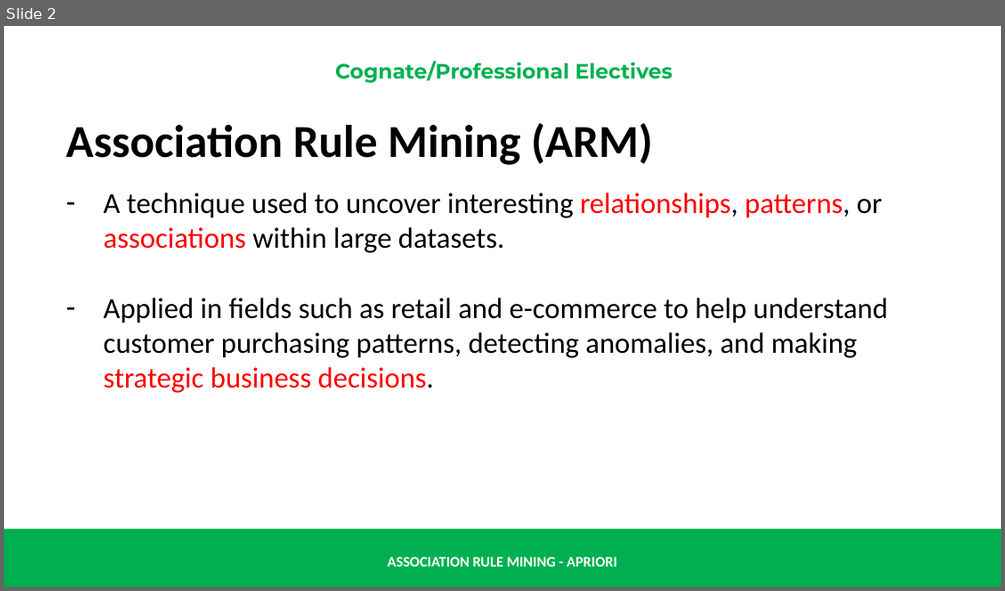
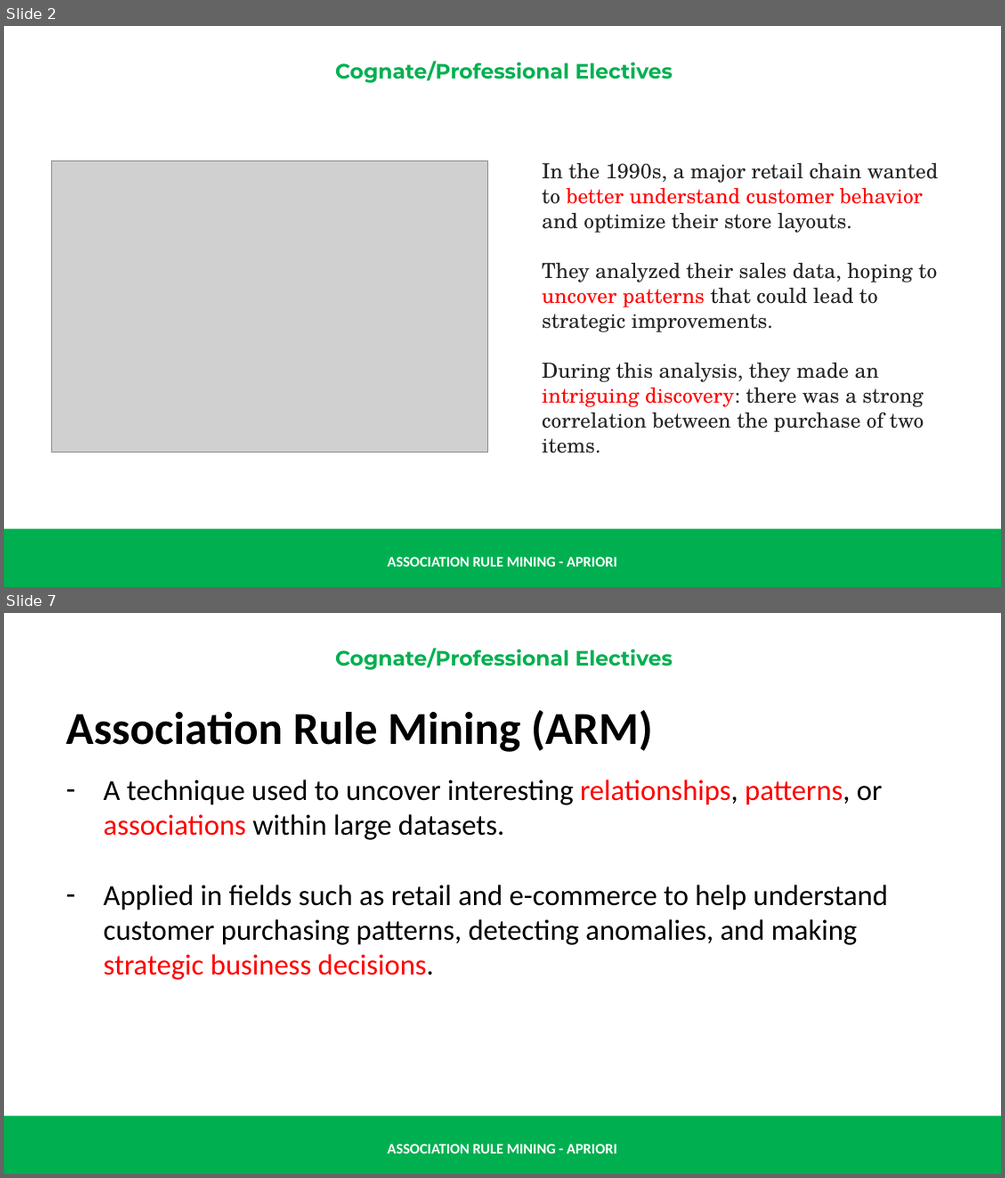
Before and after one commit to renatomaaliw3/public_files, a slide deck: CPE Electives (1 - 3)/01. Lectures Notebook/000. Presentations & Text Books/01. Presentation Slides/30. Association Rule Mining & Apriori.pptx. Shown one above the other, each under a label of ours: slide 2 before the commit, slides 2 and 7 after it; the slides between them are not shown. The pictures are 1005x591 and 1005x1178 pixels, drawn with LibreOffice and Linux fonts; fonts in the diff are those of the drawing; grey boxes stand for pictures. Boxes give left, top, right and bottom in pixels: in the first picture for what was removed or moved away, otherwise in the second. Text is boxed around its words. In the diff, an @@ line names an element or a change of style, - is before the commit and + after.

```diff
--- a/CPE Electives (1 - 3)/01. Lectures Notebook/000. Presentations & Text Books/01. Presentation Slides/30. Association Rule Mining & Apriori.pptx
+++ b/CPE Electives (1 - 3)/01. Lectures Notebook/000. Presentations & Text Books/01. Presentation Slides/30. Association Rule Mining & Apriori.pptx
@@ slide 2 added at (4,26,1001,587), background #FFFFFF; not listed: 3 template elements that a slide beside it also shows @@
@@ picture added at (52,161,488,452) @@
@@ text added at (542,163,938,432), 20 pt, text #242424 @@
+In the 1990s, a major retail chain wanted to better understand customer behavior and optimize their store layouts.
+They analyzed their sales data, hoping to uncover patterns that could lead to strategic improvements.
+During this analysis, they made an intriguing discovery: there was a strong correlation between the purchase of two items.
@@ what was slide 2 is now slide 7 @@
```
Also in this commit, not shown: 1 slide changed, 23 other slides added, 1 other file.
